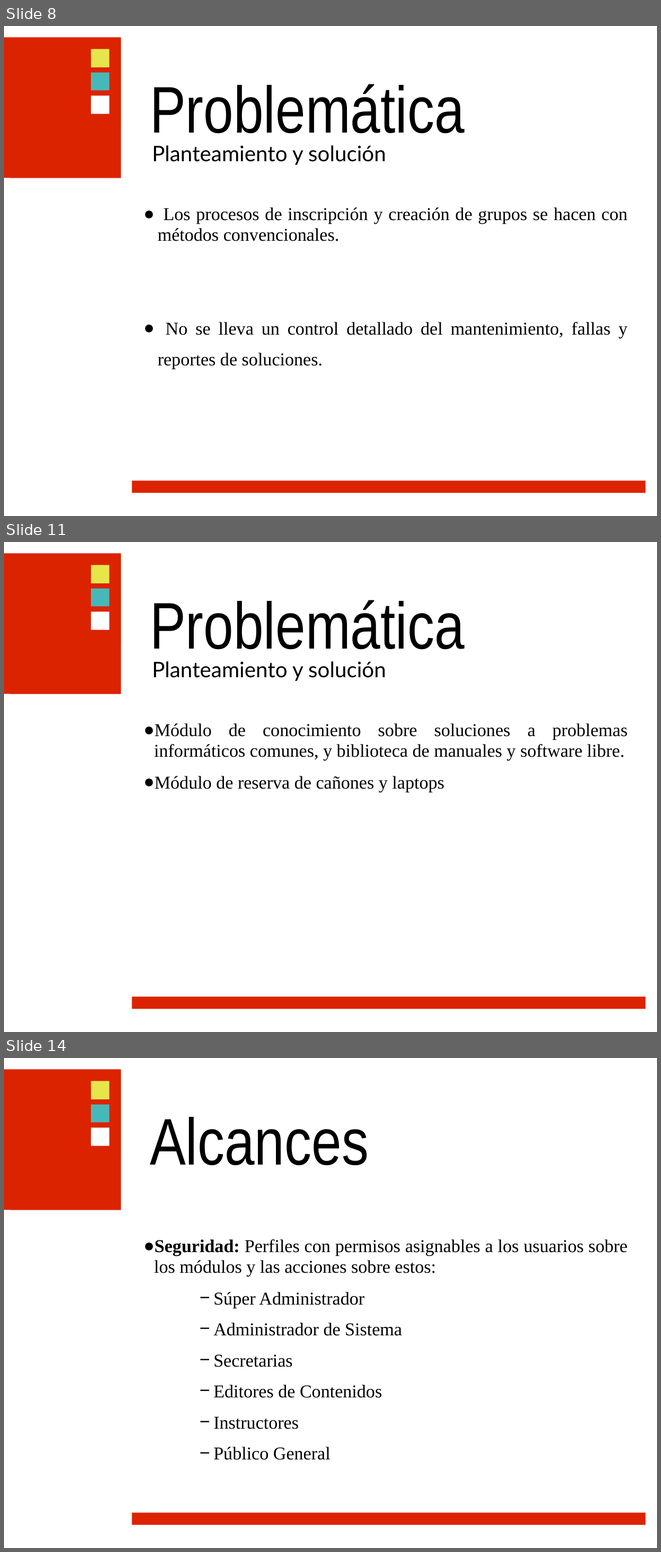
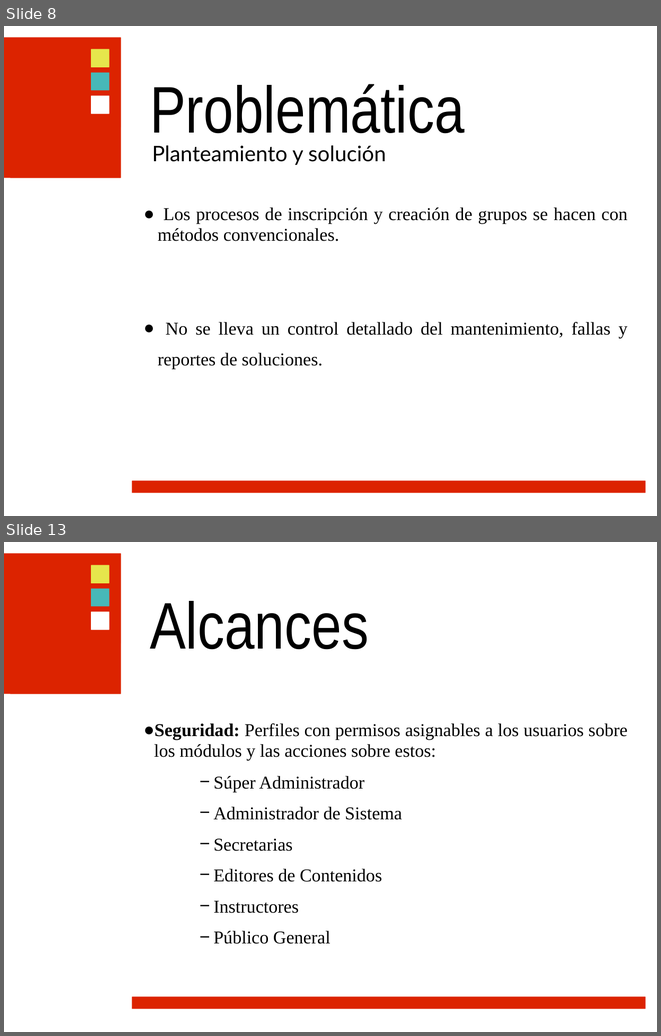
Before and after one commit to ramayac/jhard, a slide deck: presentaciones/primera defensa/jhard.ppt. Shown one above the other, each under a label of ours: slides 8, 11 and 14 before the commit, slides 8 and 13 after it; the slides between them are not shown. The pictures are 661x1552 and 661x1036 pixels, drawn with LibreOffice and Linux fonts; fonts in the diff are those of the drawing; background and template pictures are left out. Boxes give left, top, right and bottom in pixels: in the first picture for what was removed or moved away, otherwise in the second. Text is boxed around its words. In the diff, an @@ line names an element or a change of style, - is before the commit and + after.

```diff
--- a/presentaciones/primera defensa/jhard.ppt
+++ b/presentaciones/primera defensa/jhard.ppt
@@ slide 11 removed at box(4, 542, 657, 1032), background picture (left out); not listed: 7 template elements that a slide beside it also shows @@
@@ text removed at box(150, 600, 465, 650) @@
-Problemática
@@ text removed at box(152, 661, 386, 681) @@
-Planteamiento y solución
@@ text removed at box(154, 723, 628, 792) @@
-● Módulo de conocimiento sobre soluciones a problemas informáticos comunes, y biblioteca de manuales y software libre.
-● Módulo de reserva de cañones y laptops
@@ what was slide 14 is now slide 13 @@
```
Also in this commit, not shown: 9 slides changed, 1 other slide removed.
